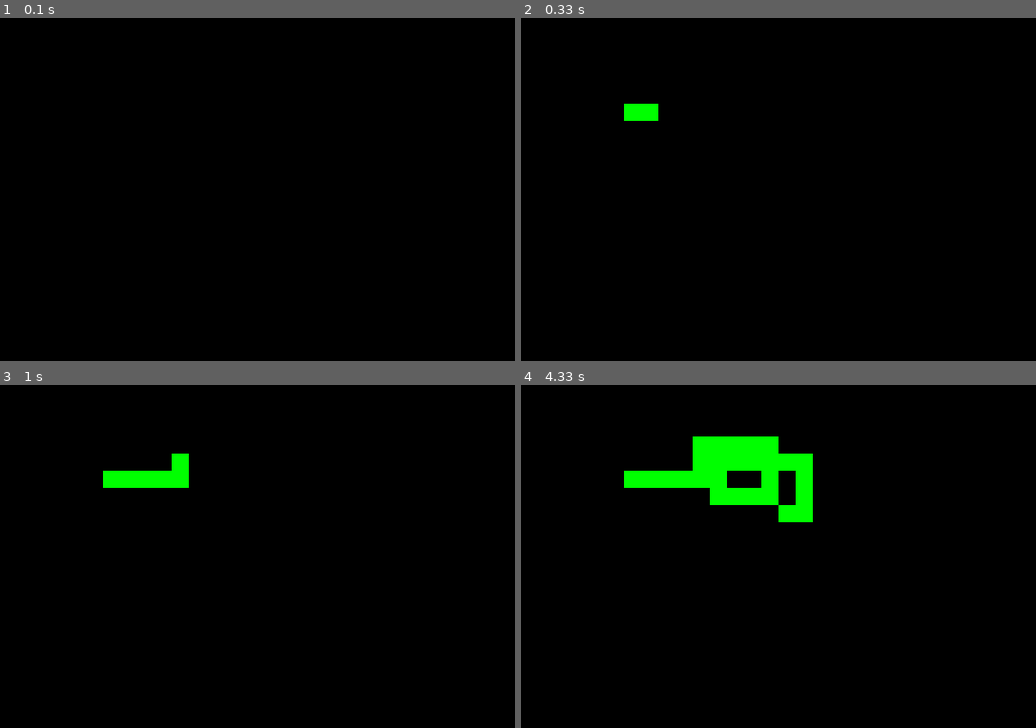
Above: before the commit, frames 1-4 (two rows, left to right).
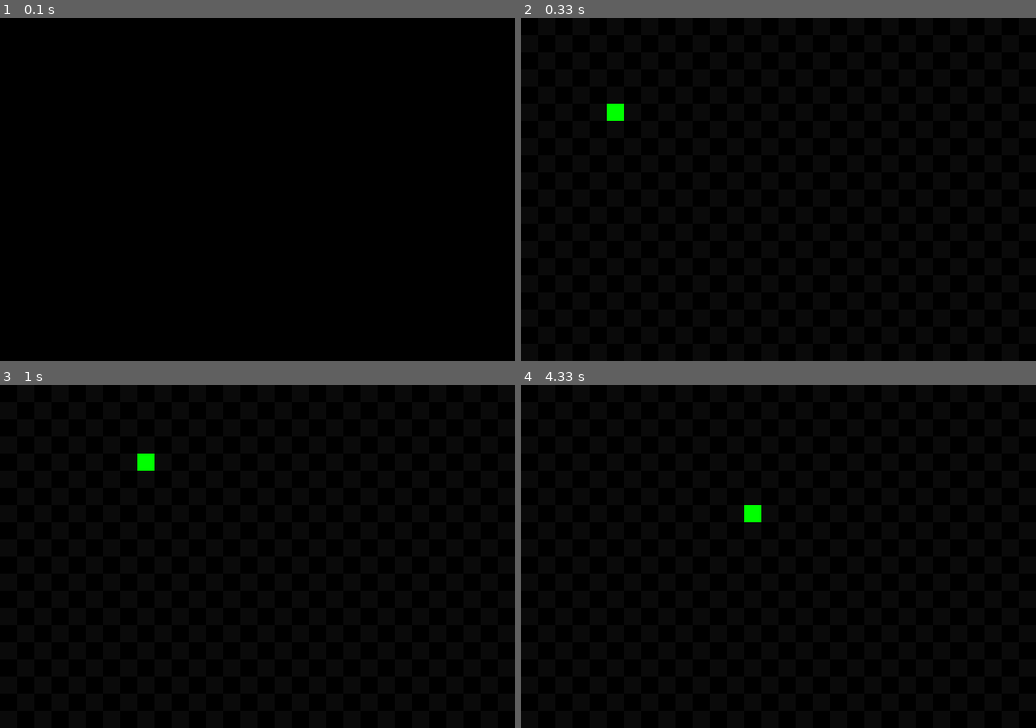
Above: after the commit, the same moments.

Repository: LinusZetterman/Pygame
Game: pygame game, started from Snake/Snake.py
Two runs of this game, one before a commit and one after it. Both use one fixed random seed, a clock stepped at 60 frames per second and the inputs below.
Inputs:
- Up to frame 1 (0.1 s): no input
- Up to frame 2 (0.33 s): no input
- Up to frame 3 (1 s): hold Right 0.33-0.8 s; hold Up from 0.83 s (still down)
- Up to frame 4 (4.33 s): release Up at 1.17 s; hold Right 1.2-1.67 s; hold Down 1.7-2.1 s; hold Left 2.13-2.53 s; hold Up 2.57-2.97 s; hold Right 3-3.63 s; hold Down 3.67-4.07 s; hold Left from 4.1 s (still down)

Frame 1 is identical in both runs. In frame 2, 0.5% of the frame differs, in the area x 16-27%, y 25-30%; in frame 3, 1.2%; in frame 4, 4.7%, in the area x 20-57%, y 15-40%.

Commit message:
Game correctly draws from tile list

Diff:
--- a/Snake/Snake.py
+++ b/Snake/Snake.py
@@ -2,47 +2,83 @@
 pygame.init()
 
 def start():
-    global direction, player, map, win, display
+    global direction, head, tail, map, origTiles, coordinates, win, display
 
-    direction = "right"
-    player = {"x": 5, "y": 5, "vel": 1}
+    direction = ""
+    head = {"x": 5, "y": 5, "vel": 1}
+    tail = {"x": 0, "y": 0, "vel": 1}
 
     map = {"width": 30, "height": 20}
+    origTiles = []
+
     win = pygame.display.set_mode((600, 400))
     display = pygame.Surface((30, 20))
 
+def setCoordinates():
+    for x in range(map["width"]):
+        origTiles.append([])
+        for y in range(map["height"]):
+            if x % 2:
+                if y % 2:
+                    origTiles[x].append(0)
+                else:
+                    origTiles[x].append(1)
+            else:
+                if y % 2:
+                    origTiles[x].append(1)
+                else:
+                    origTiles[x].append(0)
+
+    global tiles
+
+    tiles = origTiles
+
+def drawDisplay():
+    for x in range(len(tiles)):
+        for y in range(len(tiles[x])):
+            print(x, y)
+            if tiles[x][y] == 0:
+                display.set_at((x, y), (0, 0, 0))
+            if tiles[x][y] == 1:
+                display.set_at((x, y), (10, 10, 10))
 start()
+setCoordinates()
+
+
 run = True
 
 while run:
     pygame.time.delay(150)
-    if player["x"] < 0 or player["x"] >= map["width"] or player["y"] < 0 or player["y"] >= map["height"]:
+
+    if head["x"] < 0 or head["x"] >= map["width"] or head["y"] < 0 or head["y"] >= map["height"]:
         run = False
     for event in pygame.event.get():
         if event.type == pygame.QUIT:
             run = False
         elif event.type == pygame.KEYDOWN:
-            if direction == "up" or direction == "down":
+            if direction == "up" or direction == "down" or direction == "":
                 if event.key == pygame.K_LEFT:
                     direction = "left"
                 elif event.key == pygame.K_RIGHT:
                     direction = "right"
-            if direction == "left" or direction == "right":
+            if direction == "left" or direction == "right" or direction == "":
                 if event.key == pygame.K_UP:
                     direction = "up"
                 elif event.key == pygame.K_DOWN:
                     direction = "down"
 
     if direction == "left":
-        player["x"] -= 1
+        head["x"] -= 1
     if direction == "right":
-        player["x"] += 1
+        head["x"] += 1
     if direction == "up":
-        player["y"] -= 1
+        head["y"] -= 1
     if direction == "down":
-        player["y"] += 1
+        head["y"] += 1
 
-    display.set_at((player["x"], player["y"]), (0, 255, 0))
+    drawDisplay()
+
+    display.set_at((head["x"], head["y"]), (0, 255, 0))
 
     surf = pygame.transform.scale(display, (600, 400), win)
     win.blit(surf, (0, 0))
